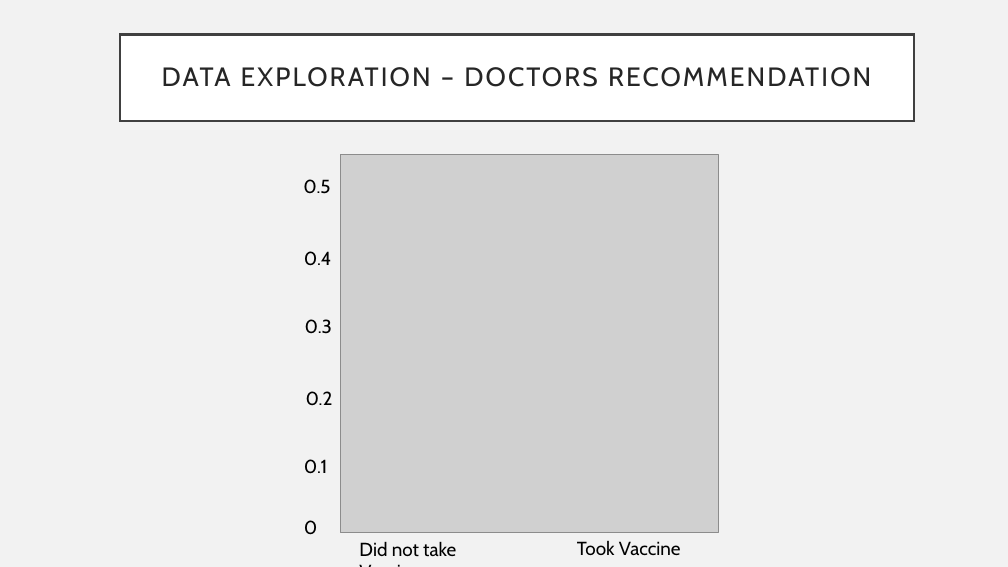
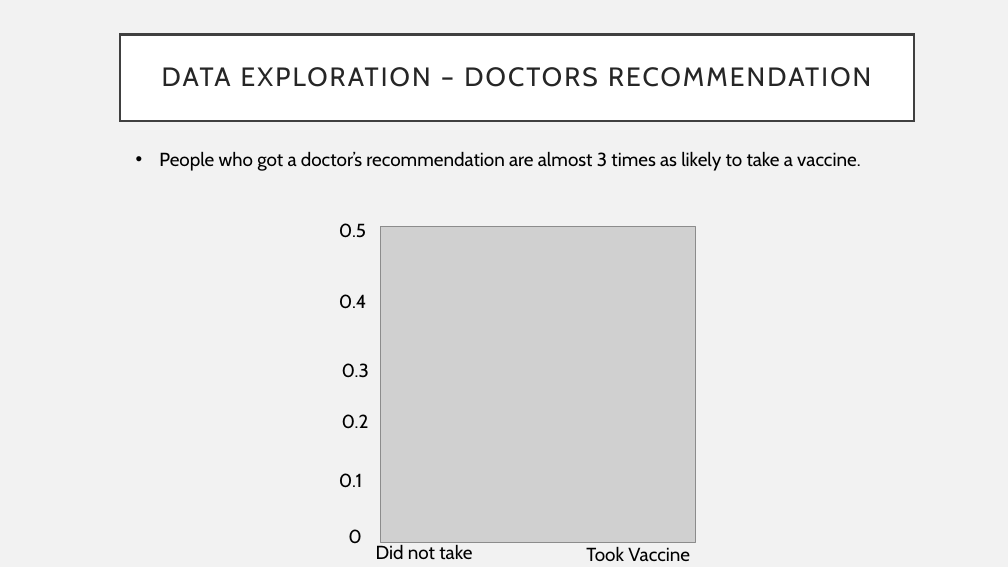
Before and after one commit to dragunat2016/CDCH1N1, a slide deck: slide 5 of Presentation.pptx. Drawn at 1008x567 pixels with LibreOffice and Linux fonts; fonts in the diff are those of the drawing; grey boxes stand for pictures. Boxes give left, top, right and bottom in pixels: in the first picture for what was removed or moved away, otherwise in the second. Text is boxed around its words. In the diff, an @@ line names an element or a change of style, - is before the commit and + after.

```diff
--- a/Presentation.pptx
+++ b/Presentation.pptx
@@ text added at (x1=159, y1=151, x2=860, y2=171), 18 pt, text #000000 @@
+• People who got a doctor’s recommendation are almost 3 times as likely to take a vaccine.
@@ picture resized from (x1=340, y1=155, x2=718, y2=533) to (x1=380, y1=227, x2=696, y2=542) @@
@@ 3 texts moved together from (x1=303, y1=179, x2=332, y2=334) to (x1=339, y1=223, x2=369, y2=378) @@
@@ text "0.2" moved from (x1=306, y1=391, x2=333, y2=406) to (x1=342, y1=414, x2=369, y2=429) @@
@@ text "0.1" moved from (x1=304, y1=459, x2=327, y2=474) to (x1=339, y1=473, x2=362, y2=488) @@
@@ text "0" moved from (x1=304, y1=520, x2=317, y2=535) to (x1=348, y1=529, x2=361, y2=544) @@
@@ text "Did not take Vaccine" rewrapped from (x1=359, y1=541, x2=681, y2=557) to (x1=376, y1=544, x2=690, y2=561) @@
@@ text "Took Vaccine" moved from (x1=577, y1=541, x2=615, y2=555) to (x1=586, y1=546, x2=624, y2=561) @@
```
Also in this commit, not shown: 3 other slides changed, 1 slide added, 8 other files.
